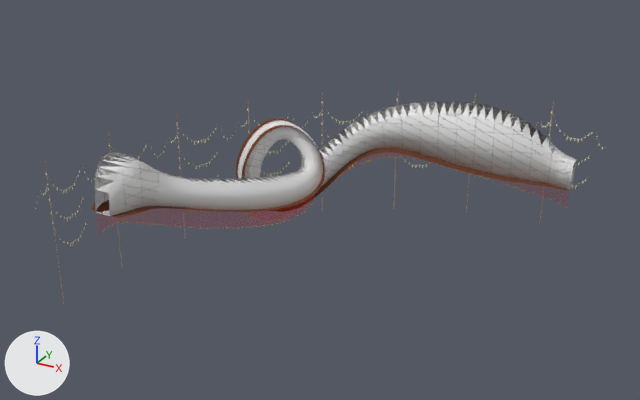
An edit to the FBX model Assets/Levels/Level2.fbx, drawn before and after from the same camera.
Rendered twice from a camera (50 mm lens) standing at (61.1, -154.3, 105.0) and looking at (-42.9, 34.8, 10.4). Lighting does not change. The marker at lower left points along +X, +Y and +Z.

Names of what the first picture shows: 'Decorations', 'GroundPhysics', 'WallPhysics', 'WallTexture'.
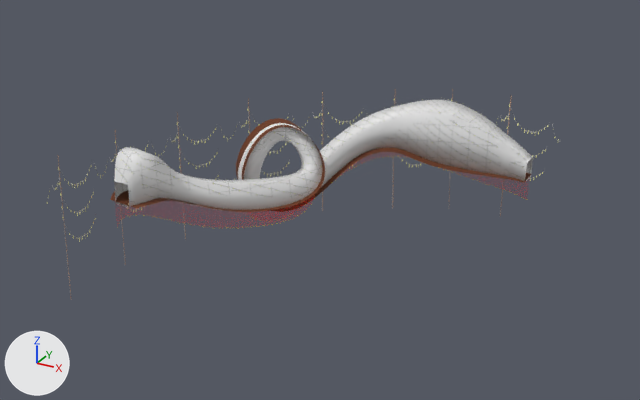
Commit message: connect levels more accurately

Where the newer file only moved an object's origin or applied its transform, the numbers keep the older frame.

Pixel boxes (x1, y1, x2, y2) of what changed, in the pictures (640 x 400 px; the box of a moved part takes in the faces that stretch with it):
'WallPhysics', reshaped, moved (13% narrower): before (95, 101, 577, 216); after (114, 100, 533, 210)
'GroundPhysics', reshaped (12% narrower): before (91, 118, 572, 218); after (110, 118, 532, 212)
'WallTexture', reshaped (13% narrower): before (95, 102, 574, 208); after (115, 99, 531, 205)
'Decorations', reshaped, moved, rescaled (11% narrower): before (35, 98, 606, 303); after (47, 98, 556, 299)
part 1 of me_nurbspath_005, moved or reshaped: before (342, 102, 574, 188); after (351, 99, 531, 181)
part 2 of me_nurbspath_005, moved or reshaped: before (95, 156, 212, 208); after (115, 147, 245, 205)
part 5 of me_nurbspath_002, moved or reshaped: before (351, 148, 572, 190); after (351, 148, 532, 183)
part 6 of me_nurbspath_002, moved or reshaped: before (91, 200, 246, 218); after (110, 190, 246, 212)

Diff of the bpy script that builds the scene:
```diff
--- a/Assets/Levels/Level2.fbx.py
+++ b/Assets/Levels/Level2.fbx.py
@@ me_nurbspath_002 @@
 # used by ob_groundphysics; location = (0.0, 80.0, 0.0)
-me_nurbspath_002.from_pydata(...)  # 288 vertices, 143 faces; spans x -86.7..11.8, y -86.8..6.0, z -2.8..25.8
+me_nurbspath_002.from_pydata(...)  # 288 vertices, 143 faces; spans x -86.7..0.0, y -80.0..6.0, z -2.8..25.8
+# me_nurbspath_002 part 5: 57 of 288 vertices moved; they spanned x -47.9..11.8, y -17.8..6.0, z 9.0..17.5 and now span x -48.0..0.0, y -17.8..6.0, z 9.0..17.5; mean shift (-6.3, 0.0, 0.0); largest move (1.9, 5.3, 10.3) -> (-10.7, 5.3, 10.3)
+# me_nurbspath_002 part 6: 49 of 288 vertices moved; they spanned x -86.7..-60.4, y -86.8..-55.2, z 8.2..15.4 and now span x -86.7..-60.4, y -80.0..-55.0, z 8.2..15.4; mean shift (0.0, 4.4, 0.0); largest move (-85.3, -85.2, 15.3) -> (-85.3, -78.0, 15.3)
 me_nurbspath_002.materials.append(mat_ground)
@@ me_circle_001 @@
 # used by ob_decorations; location = (0.0, 0.0, -10.7); scale = (92.9, 92.9, 179.0)
-me_circle_001.from_pydata(...)  # 22 vertices, 10 faces; spans x -1.0..0.195, y -0.195..1.0, z 0.0..0.224
+me_circle_001.from_pydata(...)  # 22 vertices, 10 faces; spans x -92.861..5.558, y -15.679..92.861, z -10.686..29.428
+# me_circle_001 part 3: 22 of 22 vertices moved; they spanned x -1.0..0.195, y -0.195..1.0, z 0.0..0.224 and now span x -92.861..5.558, y -15.679..92.861, z -10.686..29.428; mean shift (-56.215, 53.827, 9.259); largest move (-0.195, 0.981, 0.224) -> (-26.246, 91.077, 29.428)
 me_circle_001.materials.append(mat_decoration)
@@ me_nurbspath_005 @@
 # used by ob_walltexture; location = (0.0, 80.0, 0.0)
-me_nurbspath_005.from_pydata(...)  # 576 vertices, 572 faces; spans x -84.1..12.7, y -87.1..3.5, z -2.7..28.4
+me_nurbspath_005.from_pydata(...)  # 576 vertices, 572 faces; spans x -84.1..0.0, y -80.0..3.5, z -2.7..28.4
+# me_nurbspath_005 part 1: 111 of 576 vertices moved; they spanned x -48.0..12.7, y -18.1..3.5, z 8.9..28.4 and now span x -48.1..0.0, y -18.1..3.5, z 8.9..28.4; mean shift (-6.7, 0.0, 0.0); largest move (12.7, -2.4, 16.1) -> (0.0, -2.8, 15.0)
+# me_nurbspath_005 part 2: 99 of 576 vertices moved; they spanned x -84.1..-61.6, y -87.1..-54.3, z 7.8..27.3 and now span x -84.1..-61.6, y -80.0..-54.2, z 7.8..27.3; mean shift (0.0, 4.1, 0.0); largest move (-83.1, -85.1, 14.9) -> (-83.1, -77.9, 14.9)
 me_nurbspath_005.materials.append(mat_walltexture)
@@ me_nurbspath_001 @@
 # used by ob_wallphysics; location = (0.0, 80.0, 0.0)
-me_nurbspath_001.from_pydata(...)  # 576 vertices, 572 faces; spans x -84.4..12.7, y -87.3..3.6, z -3.0..28.4
+me_nurbspath_001.from_pydata(...)  # 576 vertices, 572 faces; spans x -84.4..0.0, y 0.0..83.6, z -3.4..28.0
+# me_nurbspath_001 part 4: 576 of 576 vertices moved; they spanned x -84.4..12.7, y -87.3..3.6, z -3.0..28.4 and now span x -84.4..0.0, y 0.0..83.6, z -3.4..28.0; mean shift (-1.3, 80.7, -0.4); largest move (-82.4, -87.3, 14.9) -> (-82.4, 0.0, 14.5)
@@ ob_decorations @@
 ob_decorations = bpy.data.objects.new('Decorations', me_circle_001)
-ob_decorations.location = (0.0, 0.0, -10.7)
-ob_decorations.scale = (92.9, 92.9, 179.0)
+ob_decorations.location = (0.0, 0.0, 0.0)
@@ ob_wallphysics @@
 ob_wallphysics = bpy.data.objects.new('WallPhysics', me_nurbspath_001)
-ob_wallphysics.location = (0.0, 80.0, 0.0)
+ob_wallphysics.location = (0.0, 0.0, 0.0)
```
